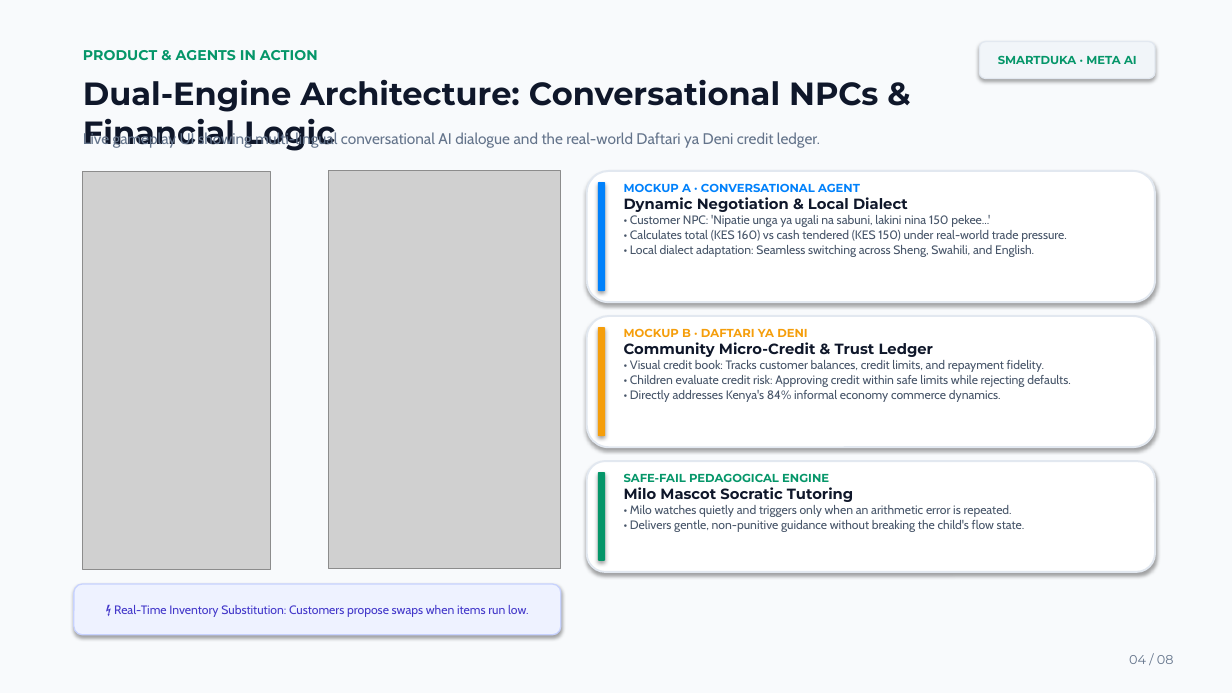
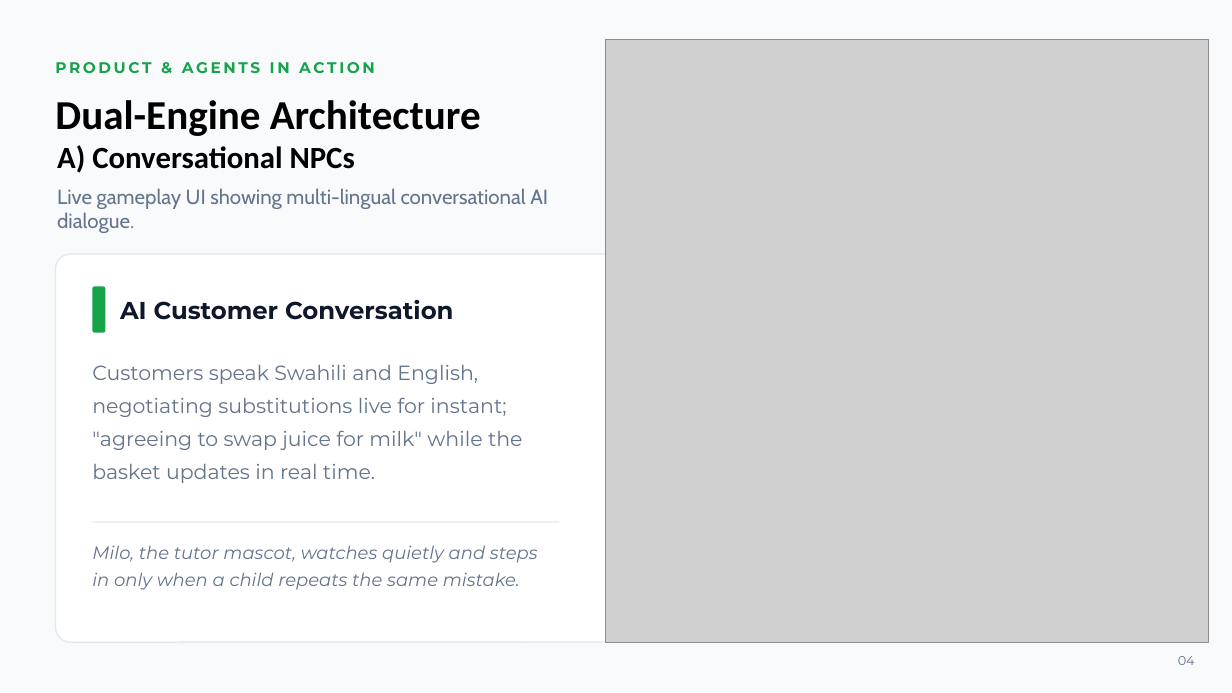
Before and after one commit to lemonhead-ai/SmartDuka, a slide deck: slide 4 of assets/pitch-deck/SmartDuka_Pitchdeck.pptx. Drawn at 1232x693 pixels with LibreOffice and Linux fonts; fonts in the diff are those of the drawing; grey boxes stand for pictures. Boxes give left, top, right and bottom in pixels: in the first picture for what was removed or moved away, otherwise in the second. Text is boxed around its words. In the diff, an @@ line names an element or a change of style, - is before the commit and + after.

```diff
--- a/assets/pitch-deck/SmartDuka_Pitchdeck.pptx
+++ b/assets/pitch-deck/SmartDuka_Pitchdeck.pptx
@@ background #FFFFFF to #F8FAFC @@
@@ rectangle removed at box(0, 0, 1232, 693) @@
@@ text "PRODUCT & AGENTS IN ACTION": place and size @@
-text "PRODUCT & AGENTS IN ACTION" at box(83, 50, 318, 60)
+text "PRODUCT & AGENTS IN ACTION" at box(55, 62, 375, 73)
@@ text "PRODUCT & AGENTS IN ACTION" at box(55, 62, 375, 73): size 11 to 12 pt, text colour #059669 to #16A34A, letter spacing 0 to 2 pt; vertical alignment top to middle @@
@@ picture added at box(605, 39, 1209, 642) @@
@@ text "Dual-Engine Architecture" at box(55, 100, 481, 136): vertical alignment top to middle @@
@@ text at box(55, 100, 481, 136): text changed; size 25 to 32 pt; font Montserrat to Calibri; text colour #0F172A to #000000 @@
-Dual-Engine Architecture: Conversational NPCs & Financial Logic
+Dual-Engine Architecture
@@ text added at box(57, 145, 355, 173), 24 pt, text #000000, bold @@
+A) Conversational NPCs
@@ picture removed at box(82, 172, 271, 569) @@
@@ picture removed at box(328, 171, 561, 568) @@
@@ rounded rectangle removed at box(587, 171, 1155, 302) @@
@@ text at box(57, 188, 548, 233): text changed; size 12 to 16 pt @@
-Live gameplay UI showing multi-lingual conversational AI dialogue and the real-world Daftari ya Deni credit ledger.
+Live gameplay UI showing multi-lingual conversational AI dialogue.
@@ rounded rectangle removed at box(598, 182, 605, 291) @@
@@ text removed at box(624, 183, 1067, 257) @@
-MOCKUP A · CONVERSATIONAL AGENT
-Dynamic Negotiation & Local Dialect
-• Customer NPC: 'Nipatie unga ya ugali na sabuni, lakini nina 150 pekee...'
-• Calculates total (KES 160) vs cash tendered (KES 150) under real-world trade pressure.
-• Local dialect adaptation: Seamless switching across Sheng, Swahili, and English.
@@ rounded rectangle added at box(55, 254, 635, 642), fill #FFFFFF, outline #E2E8F0 1 pt @@
@@ rounded rectangle added at box(92, 287, 105, 333), fill #16A34A @@
@@ text "AI Customer Conversation": place and size @@
-text "AI Customer Conversation" at box(980, 42, 1155, 79)
+text "AI Customer Conversation" at box(120, 300, 453, 320)
@@ text "AI Customer Conversation" at box(120, 300, 453, 320): fill #F1F5F9 to none; outline #E2E8F0 1 pt to none; shadow off @@
@@ text at box(120, 300, 453, 320): text changed; size 9 to 19 pt; text colour #059669 to #0F172A @@
-SMARTDUKA · META AI
+AI Customer Conversation
@@ rounded rectangle removed at box(587, 316, 1155, 447) @@
@@ rounded rectangle removed at box(598, 327, 605, 436) @@
@@ text removed at box(624, 328, 1071, 402) @@
-MOCKUP B · DAFTARI YA DENI
-Community Micro-Credit & Trust Ledger
-• Visual credit book: Tracks customer balances, credit limits, and repayment fidelity.
-• Children evaluate credit risk: Approving credit within safe limits while rejecting defaults.
-• Directly addresses Kenya's 84% informal economy commerce dynamics.
@@ text added at box(92, 365, 523, 483), 16 pt, text #64748B @@
+Customers speak Swahili and English, negotiating substitutions live for instant; "agreeing to swap juice for milk" while the basket updates in real time.
@@ rounded rectangle removed at box(587, 461, 1155, 572) @@
@@ rounded rectangle removed at box(598, 472, 605, 561) @@
@@ text removed at box(624, 473, 1025, 532) @@
-SAFE-FAIL PEDAGOGICAL ENGINE
-Milo Mascot Socratic Tutoring
-• Milo watches quietly and triggers only when an arithmetic error is repeated.
-• Delivers gentle, non-punitive guidance without breaking the child's flow state.
@@ line added from (92, 522) to (559, 522), #E2E8F0 1 pt @@
@@ text added at box(92, 545, 538, 590), 14 pt, text #64748B, italic @@
+Milo, the tutor mascot, watches quietly and steps in only when a child repeats the same mistake.
@@ rounded rectangle removed at box(74, 584, 561, 635) @@
-⚡ Real-Time Inventory Substitution: Customers propose swaps when items run low.
@@ text "04" at box(1178, 656, 1195, 665): vertical alignment top to middle @@
@@ text at box(1178, 656, 1195, 665): text changed @@
-04 / 08
+04
```
Also in this commit, not shown: 7 other slides changed, 1 slide added, 2 other files.
